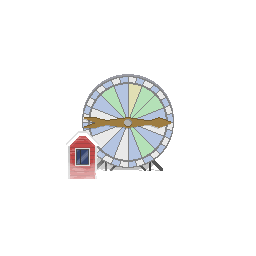
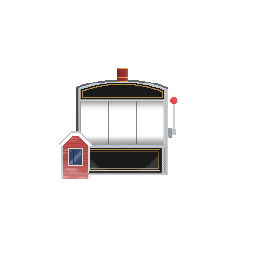
Before/after of a 256 × 256 layered artwork. What changed in the layer stack:
added layer "Layer 12" above "Layer 11" over bbox(117, 68, 128, 82)
added layer "Layer 11" above "Layer 10" over bbox(59, 73, 177, 179)
hid "Layer 10" over bbox(66, 74, 174, 179)
